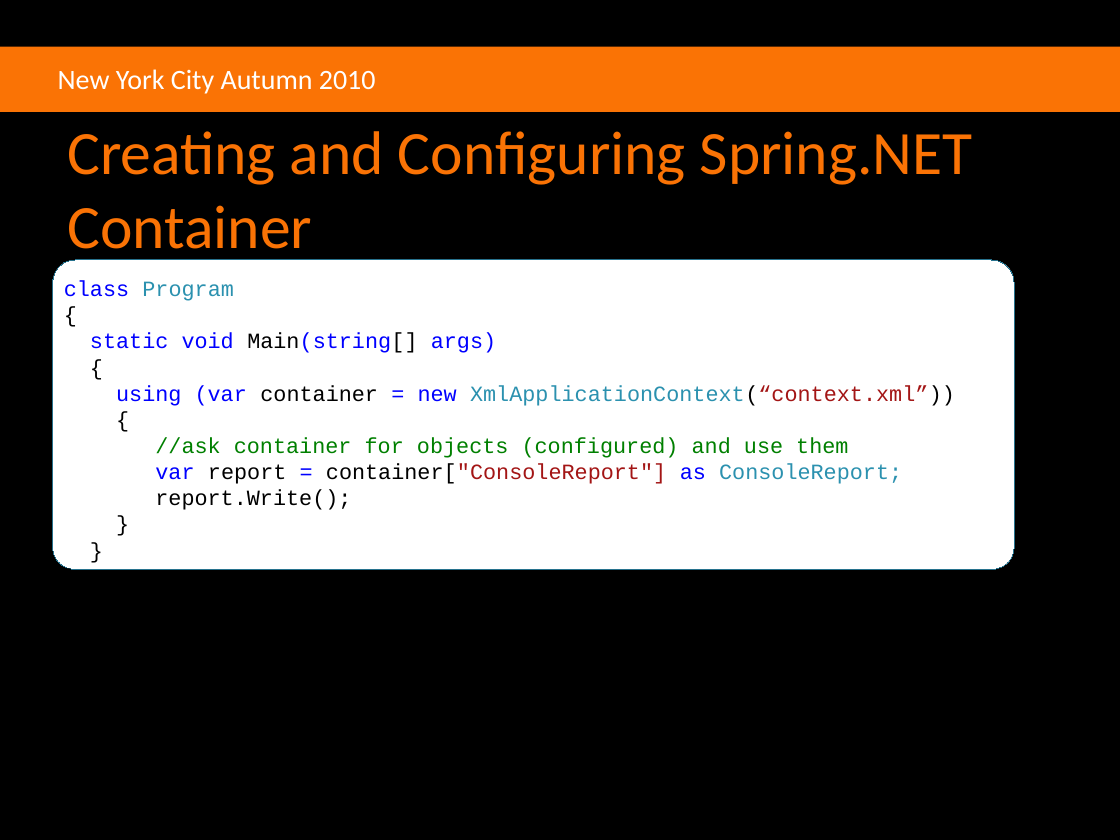
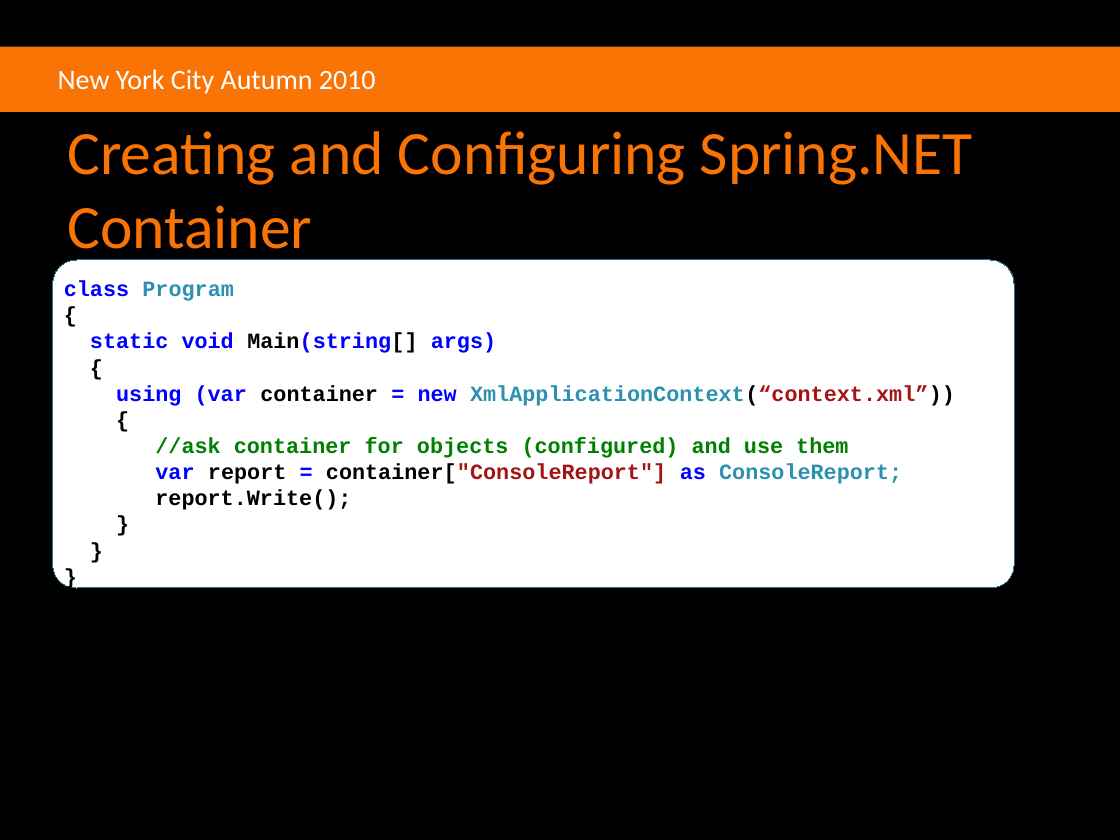
Before and after one commit to agilefire/November2010, a slide deck: slide 34 of Agile Firestarter Autumn 2010 Dependency Injection.pptx (slide 32 before the commit). Drawn at 1120x840 pixels with LibreOffice and Linux fonts; fonts in the diff are those of the drawing; background and template pictures are left out. Boxes give left, top, right and bottom in pixels: in the first picture for what was removed or moved away, otherwise in the second. Text is boxed around its words. In the diff, an @@ line names an element or a change of style, - is before the commit and + after.

Commit message:
Update TODO to correspond to updated DI slides LinqPrimeGenerator returns empty string when maxNumber = 0

```diff
--- a/Agile Firestarter Autumn 2010 Dependency Injection.pptx
+++ b/Agile Firestarter Autumn 2010 Dependency Injection.pptx
@@ text "class Program" at [64, 281, 955, 510]: bold on @@
@@ rounded rectangle: place and size @@
-rounded rectangle at [53, 260, 1014, 569]
+rounded rectangle at [53, 260, 1014, 588]
```
Also in this commit, not shown: 21 other slides changed, 2 slides added, 6 other files.
